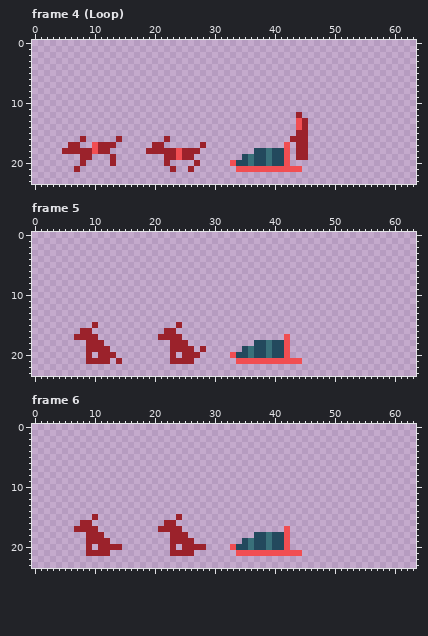
Pixel-art file -- art/sled.aseprite. The picture above is the old version.
64x24 pixels, 8 frames. Shown: frame 4 (Loop), frame 5, frame 6. The commit also changed other frames, which this record leaves out.
After the commit:
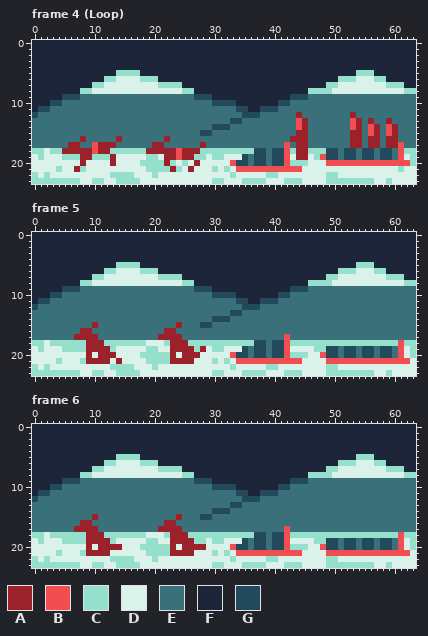
Palette (. is transparent): A #9b222b  B #f14e52  C #95e0cc  D #daf2e9  E #39707a  F #1c2638  G #23495d
The edit:
layer "BG" now shown
layer "trailer" added
layer "person2" added
layer "person3" added
layer "person4" added
Changed rows in their new state; - is an unchanged pixel.
Frame 4 (Loop):
first column x 0:
 0 FFFFFFFFFFFFFFFFFFFFFFFFFFFFFFFFFFFFFFFFFFFFFFFFFFFFFFFFFFFFFFFF
 1 FFFFFFFFFFFFFFFFFFFFFFFFFFFFFFFFFFFFFFFFFFFFFFFFFFFFFFFFFFFFFFFF
 2 FFFFFFFFFFFFFFFFFFFFFFFFFFFFFFFFFFFFFFFFFFFFFFFFFFFFFFFFFFFFFFFF
 3 FFFFFFFFFFFFFFFFFFFFFFFFFFFFFFFFFFFFFFFFFFFFFFFFFFFFFFFFFFFFFFFF
 4 FFFFFFFFFFFFFFFFFFFFFFFFFFFFFFFFFFFFFFFFFFFFFFFFFFFFFFFFFFFFFFFF
 5 FFFFFFFFFFFFFFCCCCFFFFFFFFFFFFFFFFFFFFFFFFFFFFFFFFFFFFCCCFFFFFFF
 6 FFFFFFFFFFFFCCDDDDCCCFFFFFFFFFFFFFFFFFFFFFFFFFFFFFFCCCDDDCCFFFFF
 7 FFFFFFFFFFCCDDDDDDDDDCCCCFFFFFFFFFFFFFFFFFFFFFFFFCCDDDDDDDDCCCFF
 8 FFFFFFFFCCDDDDDDDDDDDDDDDCCFFFFFFFFFFFFFFFFFFFCCCCDDDDDDDDDDDDCC
 9 FFFFFGGGEEEEEEEEEEEEEEEEEEEGGGFFFFFFFFFFFFFGGGEEEEEEEEEEEEEEEEEE
10 FFFGGEEEEEEEEEEEEEEEEEEEEEEEEEGGGGFFFFFFFGGEEEEEEEEEEEEEEEEEEEEE
11 FGGEEEEEEEEEEEEEEEEEEEEEEEEEEEEEEEGGFFGGGEEEEEEEEEEEEEEEEEEEEEEE
12 GEEEEEEEEEEEEEEEEEEEEEEEEEEEEEEEEEEGGGEEEEEE-EEEEEEEEAEEEEEEEEEE
13 EEEEEEEEEEEEEEEEEEEEEEEEEEEEEEEEEGGEEEEEEEEE--EEEEEEEBAEAEEAEEEE
14 EEEEEEEEEEEEEEEEEEEEEEEEEEEEEEGGGEEEEEEEEEEE--EEEEEEEBAEBAEBAEEE
15 EEEEEEEEEEEEEEEEEEEEEEEEEEEEGGEEEEEEEEEEEEEE--EEEEEEEAAEBAEBAEEE
16 EEEEEEEE-EEEEE-EEEEEEE-EEEEEEEEEEEEEEEEEEEE---EEEEEEEAAEAAEAAEEE
17 EEEEEE--EE----EEEEEE--EEEEEE-EEEEEEEEEEEEE-E--EEEEEEEAAEAAEAABEE
18 CCDCC--------CCCCCC---------CCCCCCCCC------C--CCCGGEGGEGGEGGEBCC
19 DCDDDCCC--CCC-DDDDDCCD-----CCDCCDDD--------D--DCBGGEGGEGGEGGEBDC
20 DDDDDDDD-DDDD-DDDDCCCC-CDCD-DDDDD----------CCCDDDBBBBBBBBBBBBBBC
21 DDDDCDD-CDDDDDDDDDDCCCC-CD-DDDCDCD-----------DDDDDDDDDDDDDDDDCDD
22 CDCDDDDDDDDDDCCCCDDDCDDDDDDDDDDDDCDDDDDCCDDDDDDDDCCDDDDDDDDDDDDD
23 CCCCCCCCDDCCDDCCCCDDDDDDDDDDDDCCDDDCCCCDDDCCCDDDDCCCCCCCCDDCDDDD
Frame 5, layers "trailer", "BG":
first column x 0:
 0 FFFFFFFFFFFFFFFFFFFFFFFFFFFFFFFFFFFFFFFFFFFFFFFFFFFFFFFFFFFFFFFF
 1 FFFFFFFFFFFFFFFFFFFFFFFFFFFFFFFFFFFFFFFFFFFFFFFFFFFFFFFFFFFFFFFF
 2 FFFFFFFFFFFFFFFFFFFFFFFFFFFFFFFFFFFFFFFFFFFFFFFFFFFFFFFFFFFFFFFF
 3 FFFFFFFFFFFFFFFFFFFFFFFFFFFFFFFFFFFFFFFFFFFFFFFFFFFFFFFFFFFFFFFF
 4 FFFFFFFFFFFFFFFFFFFFFFFFFFFFFFFFFFFFFFFFFFFFFFFFFFFFFFFFFFFFFFFF
 5 FFFFFFFFFFFFFFCCCCFFFFFFFFFFFFFFFFFFFFFFFFFFFFFFFFFFFFCCCFFFFFFF
 6 FFFFFFFFFFFFCCDDDDCCCFFFFFFFFFFFFFFFFFFFFFFFFFFFFFFCCCDDDCCFFFFF
 7 FFFFFFFFFFCCDDDDDDDDDCCCCFFFFFFFFFFFFFFFFFFFFFFFFCCDDDDDDDDCCCFF
 8 FFFFFFFFCCDDDDDDDDDDDDDDDCCFFFFFFFFFFFFFFFFFFFCCCCDDDDDDDDDDDDCC
 9 FFFFFGGGEEEEEEEEEEEEEEEEEEEGGGFFFFFFFFFFFFFGGGEEEEEEEEEEEEEEEEEE
10 FFFGGEEEEEEEEEEEEEEEEEEEEEEEEEGGGGFFFFFFFGGEEEEEEEEEEEEEEEEEEEEE
11 FGGEEEEEEEEEEEEEEEEEEEEEEEEEEEEEEEGGFFGGGEEEEEEEEEEEEEEEEEEEEEEE
12 GEEEEEEEEEEEEEEEEEEEEEEEEEEEEEEEEEEGGGEEEEEEEEEEEEEEEEEEEEEEEEEE
13 EEEEEEEEEEEEEEEEEEEEEEEEEEEEEEEEEGGEEEEEEEEEEEEEEEEEEEEEEEEEEEEE
14 EEEEEEEEEEEEEEEEEEEEEEEEEEEEEEGGGEEEEEEEEEEEEEEEEEEEEEEEEEEEEEEE
15 EEEEEEEEEE-EEEEEEEEEEEEE-EEEGGEEEEEEEEEEEEEEEEEEEEEEEEEEEEEEEEEE
16 EEEEEEEE--EEEEEEEEEEEE--EEEEEEEEEEEEEEEEEEEEEEEEEEEEEEEEEEEEEEEE
17 EEEEEEE----EEEEEEEEEE----EEEEEEEEEEEEEEEEE-EEEEEEEEEEEEEEEEEEEEE
18 CCDCCCCCC---CCCCCCCDDDC---CCCCCCCCCCC------CCCCCCCCCCCCCCCCCCBCC
19 DCDDDCCCC----CDDDDDCCDD----C-DCCDDD--------DDDDCCGGEGGEGGEGGEBDC
20 DDDDDDDDD-D---DDDDCCCCC-D---DDDDD----------CCCDDBGGEGGEGGEGGEBDC
21 DDDDCDDDC----D-DDDDCCCC----DDDCDCD-----------DDDDBBBBBBBBBBBBBBD
22 CDCDDDDDDDDDDCCCCDDDCDDDDDDDDDDDDCDDDDDCCDDDDDDDDCCDDDDDDDDDDDDD
23 CCCCCCCCDDCCDDCCCCDDDDDDDDDDDDCCDDDCCCCDDDCCCDDDDCCCCCCCCDDCDDDD
Frame 6, layers "trailer", "BG":
first column x 0:
 0 FFFFFFFFFFFFFFFFFFFFFFFFFFFFFFFFFFFFFFFFFFFFFFFFFFFFFFFFFFFFFFFF
 1 FFFFFFFFFFFFFFFFFFFFFFFFFFFFFFFFFFFFFFFFFFFFFFFFFFFFFFFFFFFFFFFF
 2 FFFFFFFFFFFFFFFFFFFFFFFFFFFFFFFFFFFFFFFFFFFFFFFFFFFFFFFFFFFFFFFF
 3 FFFFFFFFFFFFFFFFFFFFFFFFFFFFFFFFFFFFFFFFFFFFFFFFFFFFFFFFFFFFFFFF
 4 FFFFFFFFFFFFFFFFFFFFFFFFFFFFFFFFFFFFFFFFFFFFFFFFFFFFFFFFFFFFFFFF
 5 FFFFFFFFFFFFFFCCCCFFFFFFFFFFFFFFFFFFFFFFFFFFFFFFFFFFFFCCCFFFFFFF
 6 FFFFFFFFFFFFCCDDDDCCCFFFFFFFFFFFFFFFFFFFFFFFFFFFFFFCCCDDDCCFFFFF
 7 FFFFFFFFFFCCDDDDDDDDDCCCCFFFFFFFFFFFFFFFFFFFFFFFFCCDDDDDDDDCCCFF
 8 FFFFFFFFCCDDDDDDDDDDDDDDDCCFFFFFFFFFFFFFFFFFFFCCCCDDDDDDDDDDDDCC
 9 FFFFFGGGEEEEEEEEEEEEEEEEEEEGGGFFFFFFFFFFFFFGGGEEEEEEEEEEEEEEEEEE
10 FFFGGEEEEEEEEEEEEEEEEEEEEEEEEEGGGGFFFFFFFGGEEEEEEEEEEEEEEEEEEEEE
11 FGGEEEEEEEEEEEEEEEEEEEEEEEEEEEEEEEGGFFGGGEEEEEEEEEEEEEEEEEEEEEEE
12 GEEEEEEEEEEEEEEEEEEEEEEEEEEEEEEEEEEGGGEEEEEEEEEEEEEEEEEEEEEEEEEE
13 EEEEEEEEEEEEEEEEEEEEEEEEEEEEEEEEEGGEEEEEEEEEEEEEEEEEEEEEEEEEEEEE
14 EEEEEEEEEEEEEEEEEEEEEEEEEEEEEEGGGEEEEEEEEEEEEEEEEEEEEEEEEEEEEEEE
15 EEEEEEEEEE-EEEEEEEEEEEEE-EEEGGEEEEEEEEEEEEEEEEEEEEEEEEEEEEEEEEEE
16 EEEEEEEE--EEEEEEEEEEEE--EEEEEEEEEEEEEEEEEEEEEEEEEEEEEEEEEEEEEEEE
17 EEEEEEE----EEEEEEEEEE----EEEEEEEEEEEEEEEEE-EEEEEEEEEEEEEEEEEEEEE
18 CCDCCCCCC---CCCCCCCDDDC---CCCCCCCCCCC------CCCCCCCCCCCCCCCCCCBCC
19 DCDDDCCCC----CDDDDDCCDD----CCDCCDDD--------DDDDCCGGEGGEGGEGGEBDC
20 DDDDDDDDD-D----DDDCCCCC-D----DDDD----------CCCDDBGGEGGEGGEGGEBDC
21 DDDDCDDDC----DDDDDDCCCC----DDDCDCD-----------DDDDBBBBBBBBBBBBBBD
22 CDCDDDDDDDDDDCCCCDDDCDDDDDDDDDDDDCDDDDDCCDDDDDDDDCCDDDDDDDDDDDDD
23 CCCCCCCCDDCCDDCCCCDDDDDDDDDDDDCCDDDCCCCDDDCCCDDDDCCCCCCCCDDCDDDD
